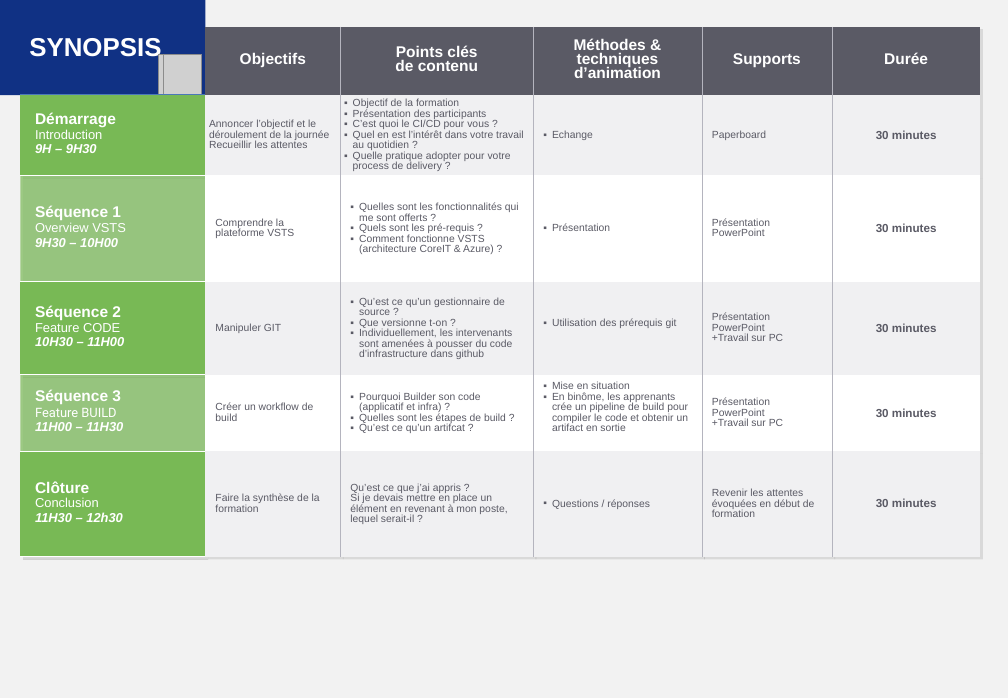
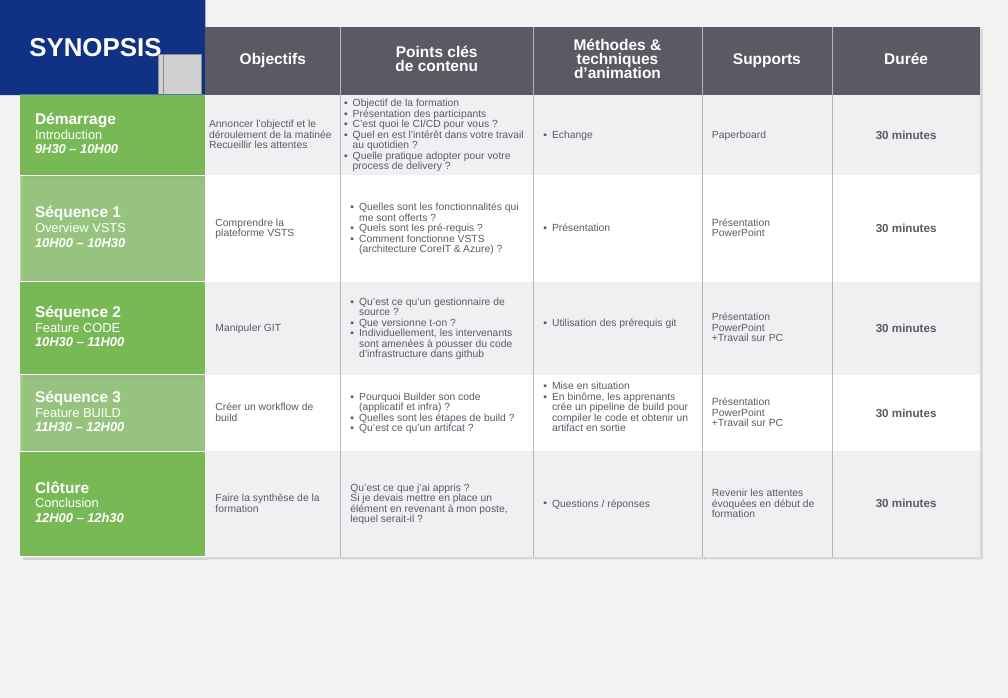
Before and after one commit to kmahmou/passion, a slide deck: slide 2 of docs/ppt/vsts_session_1.pptx. Drawn at 1008x698 pixels with LibreOffice and Linux fonts; fonts in the diff are those of the drawing; grey boxes stand for pictures. Boxes give left, top, right and bottom in pixels: in the first picture for what was removed or moved away, otherwise in the second. Text is boxed around its words. In the diff, an @@ line names an element or a change of style, - is before the commit and + after.

```diff
--- a/docs/ppt/vsts_session_1.pptx
+++ b/docs/ppt/vsts_session_1.pptx
@@ table at (20, 27, 980, 558) @@
-row 2, column 1: Démarrage / Introduction 9H – 9H30
+row 2, column 1: Démarrage / Introduction 9H30 – 10H00
-row 2, column 2: Annoncer l’objectif et le déroulement de la journée / Recueillir les attentes
+row 2, column 2: Annoncer l’objectif et le déroulement de la matinée / Recueillir les attentes
-row 3, column 1: Séquence 1 / Overview VSTS 9H30 – 10H00
+row 3, column 1: Séquence 1 / Overview VSTS 10H00 – 10H30
-row 5, column 1: Séquence 3 / Feature BUILD / 11H00 – 11H30
+row 5, column 1: Séquence 3 / Feature BUILD / 11H30 – 12H00
-row 6, column 1: Clôture Conclusion / 11H30 – 12h30
+row 6, column 1: Clôture Conclusion / 12H00 – 12h30
```
Also in this commit, not shown: 11 other slides changed, 1 slide added, 4 other files.
